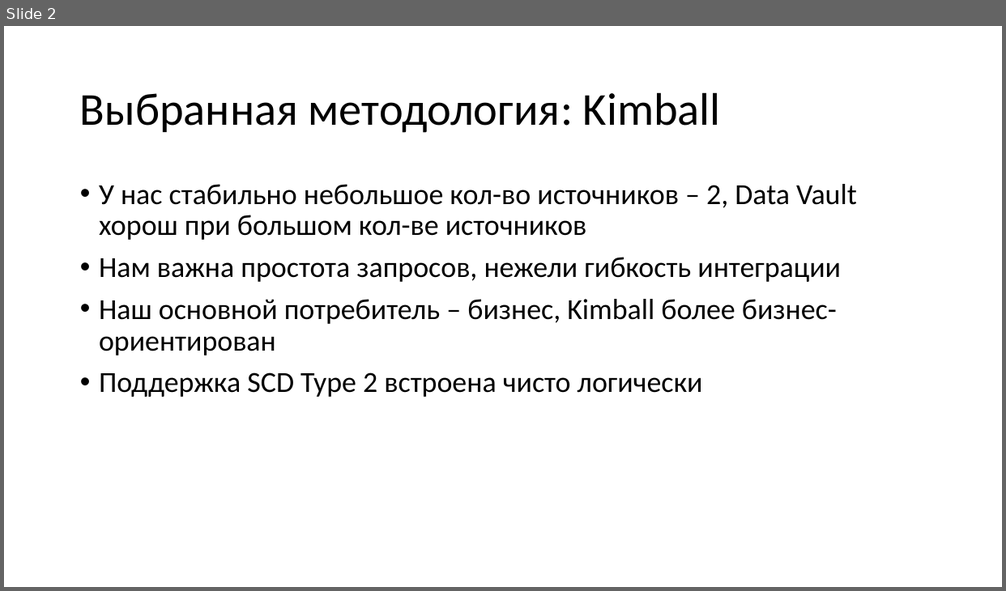
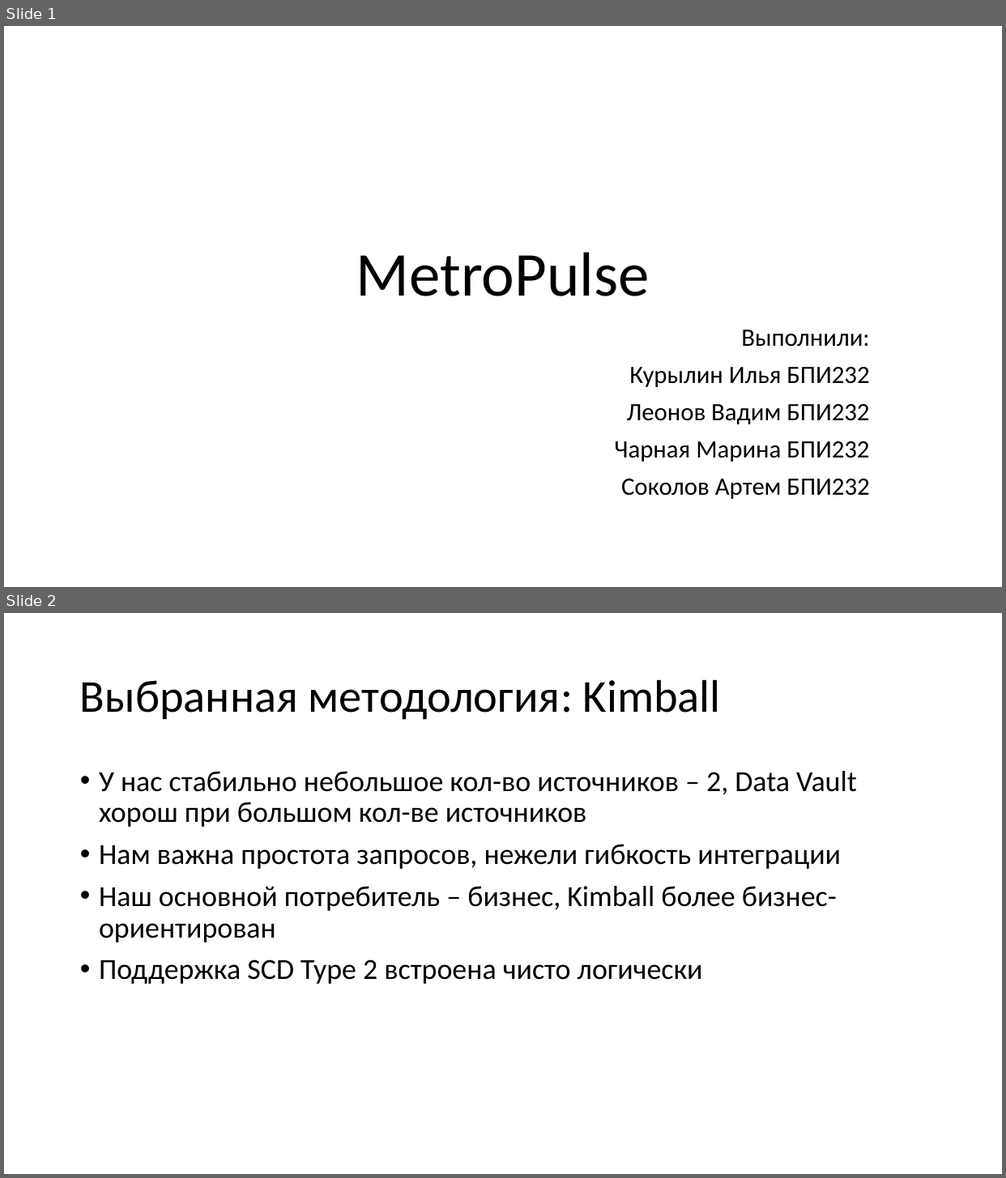
Before and after one commit to kuraterut/MetroPulse, a slide deck: Этап 1/Архитектурный документ.pptx. Shown one above the other, each under a label of ours: slide 2 before the commit, slides 1 and 2 after it. The pictures are 1006x591 and 1006x1178 pixels, drawn with LibreOffice and Linux fonts; fonts in the diff are those of the drawing. Boxes give left, top, right and bottom in pixels: in the first picture for what was removed or moved away, otherwise in the second. Text is boxed around its words. In the diff, an @@ line names an element or a change of style, - is before the commit and + after.

```diff
--- a/Этап 1/Архитектурный документ.pptx
+++ b/Этап 1/Архитектурный документ.pptx
@@ slide 1 added at <box>4,26,1002,587</box>, background #FFFFFF @@
@@ title added at <box>356,252,650,297</box>, 60 pt, text #000000 @@
+MetroPulse
@@ subtitle added at <box>614,330,869,499</box>, 24 pt, text #000000 @@
+Выполнили:
+Курылин Илья БПИ232
+Леонов Вадим БПИ232
+Чарная Марина БПИ232
+Соколов Артем БПИ232
```
Also in this commit, not shown: 3 slides changed, 1 slide removed, 1 other file.
